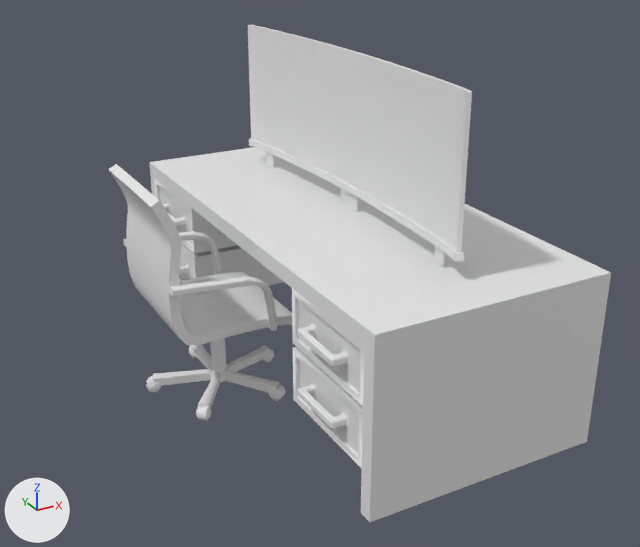
One commit to the FBX model Assets/Art/Furniture/obj_desk_2x1.FBX: the scene before it, then after it.
One viewpoint serves both versions: a 50 mm camera at (-1.39, -2.6, 1.67) aimed at (-0.03, -0.13, 0.43). Arrows for +X, +Y and +Z are at lower left; the lights stay in place. Where no turn or scale is listed for an object, it has been applied to the vertices. Vertices at the same position are counted once.

In view in the first picture: 'Cylinder001', 'Ellipse001'.
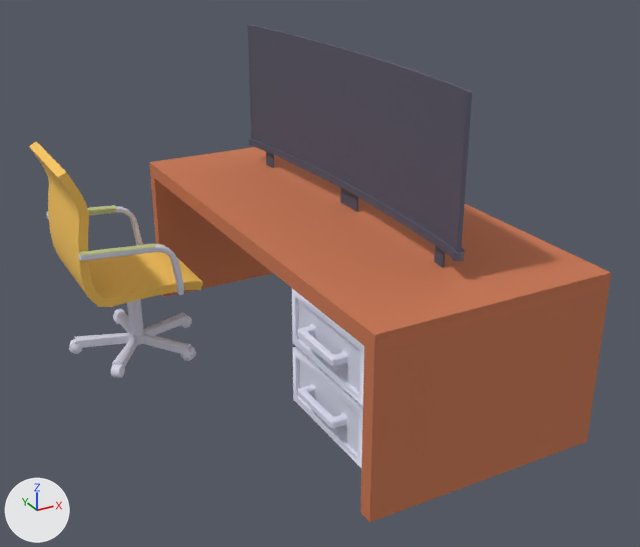
The newer file is also turned or shifted as a whole; pictures and numbers use the older file's frame.

The change, as a list of edits to the scene's bpy script:
```text
Add img_tex_furniture_jpg:
    img_tex_furniture_jpg = load_image('tex_furniture.jpg', 'tex_furniture.jpg', 64, 64, 'sRGB')
Add mat_material__36:
    mat_material__36 = principled_material('Material #36')
    mat_material__36.texture = img_tex_furniture_jpg
    mat_material__36.roughness = 0.859
Change me_mesh_001:
    where me_mesh_001.from_pydata(...)  # 738 vertices, 1440 faces; spans x -0.468..0.051, y -0.244..0.258, z 0.0..0.798
    used by ob_cylinder001; location = (-0.169, 0.0, 0.02)
    me_mesh_001 part 1: the whole mesh is moved by (-0.168, 0.413, 0.0)
    add me_mesh_001.materials.append(mat_material__36)  # picture img_tex_furniture_jpg
Change me_mesh:
    used by ob_ellipse001; location = (0.236, 0.0, 0.601)
    remove me_mesh.from_pydata(...)  # 798 vertices, 808 faces; spans x -0.56..0.31, y -0.89..0.89, z -0.6..0.55
    add me_mesh.from_pydata(...)  # 574 vertices, 576 faces; spans x -0.56..0.31, y -0.89..0.89, z -0.6..0.55
    me_mesh part 2: the loose piece of 112 vertices spanning x -0.56..0.31, y 0.42..0.84, z -0.45..-0.26 is deleted
    me_mesh part 3
    112 vertices are removed from x -0.56..0.31, y 0.42..0.84, z -0.24..-0.06
    120 faces are deleted
    4 new faces join them
    me_mesh part 4: 572 faces spanning x -0.56..0.31, y -0.89..0.89, z -0.6..0.55 switch from no material to mat_material__36 (picture img_tex_furniture_jpg)
```

What differs and where, as boxes (x1, y1, x2, y2) in the pictures (640 x 547 px):
'Cylinder001', recoloured, mesh moved
    before: (108, 164, 292, 421)
    after: (29, 141, 203, 378)
part 2 of me_mesh, deleted
    before: (179, 242, 284, 286)
part 3 of me_mesh, cut back
    before: (150, 175, 237, 254)
    after: (150, 175, 273, 297)
part 4 of me_mesh, recoloured
    both: (149, 25, 611, 522)
